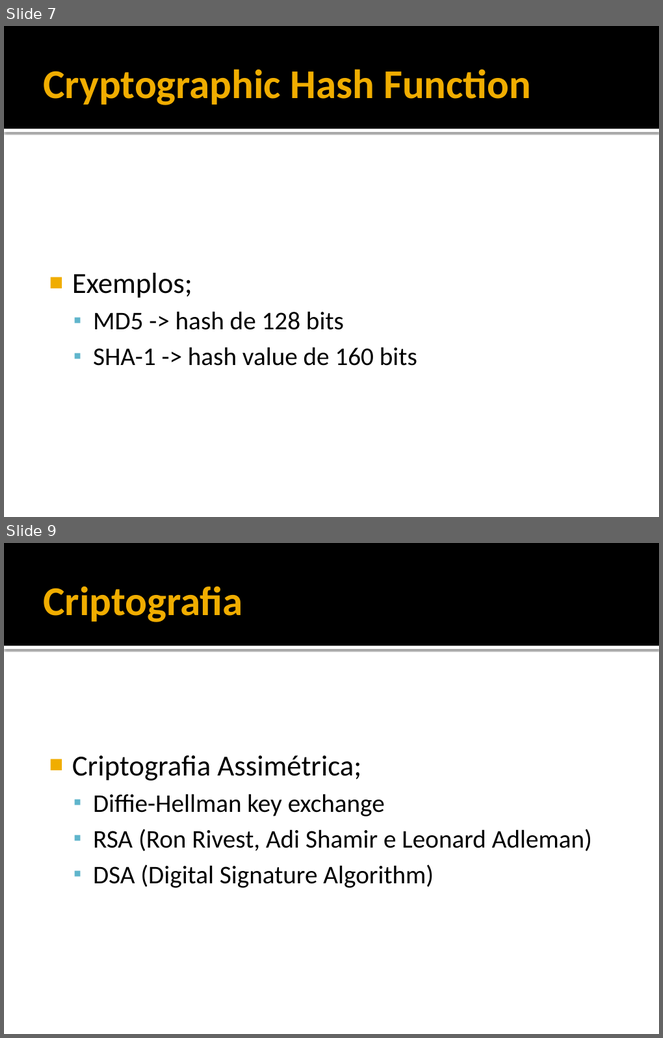
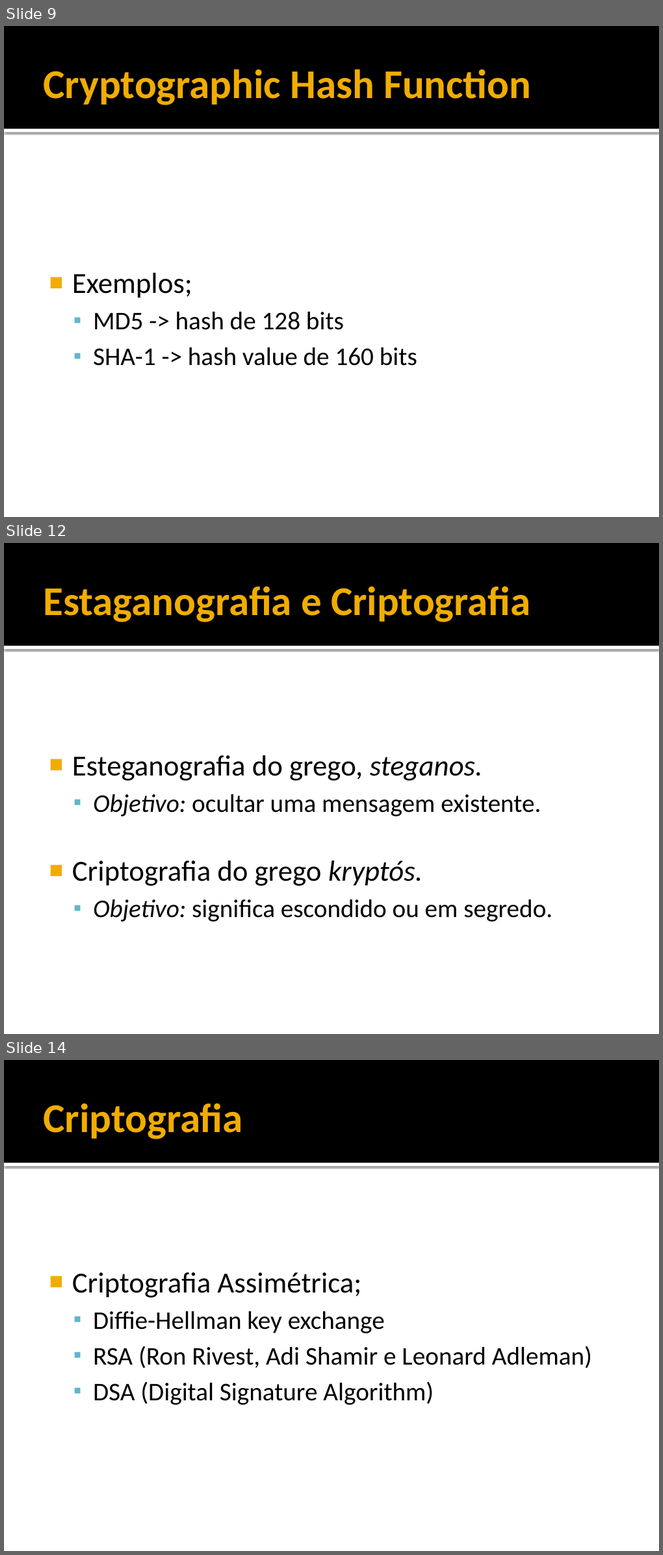
Before and after one commit to rayu1988/svn-jeanbruno, a slide deck: DOCS/TCC/5 - APRESENTAÇÃO.pptx. Shown one above the other, each under a label of ours: slides 7 and 9 before the commit, slides 9, 12 and 14 after it; the slides between them are not shown. The pictures are 663x1038 and 663x1555 pixels, drawn with LibreOffice and Linux fonts; fonts in the diff are those of the drawing. Boxes give left, top, right and bottom in pixels: in the first picture for what was removed or moved away, otherwise in the second. Text is boxed around its words. In the diff, an @@ line names an element or a change of style, - is before the commit and + after.

```diff
--- a/DOCS/TCC/5 - APRESENTAÇÃO.pptx
+++ b/DOCS/TCC/5 - APRESENTAÇÃO.pptx
@@ slide 12 added at [4, 543, 659, 1034], background #FFFFFF; not listed: 2 template elements that a slide beside it also shows @@
@@ title added at [43, 586, 530, 622], 45 pt, text #F0AD00, bold @@
+Estaganografia e Criptografia
@@ text added at [72, 756, 553, 922], 28 pt, text #000000 @@
+■ Esteganografia do grego, steganos.
+  ▪ Objetivo: ocultar uma mensagem existente.
+■ Criptografia do grego kryptós.
+  ▪ Objetivo: significa escondido ou em segredo.
@@ what was slide 7 is now slide 9 @@
@@ what was slide 9 is now slide 14 @@
```
Also in this commit, not shown: 2 slides changed, 7 other slides added.
